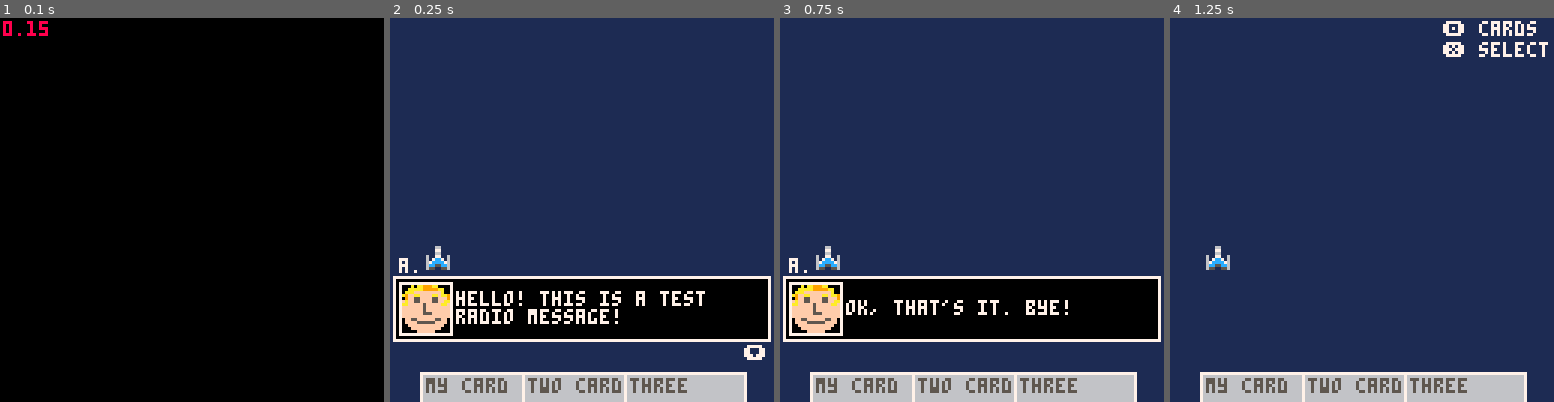
Above: before the commit, frames 1-4 (left to right).
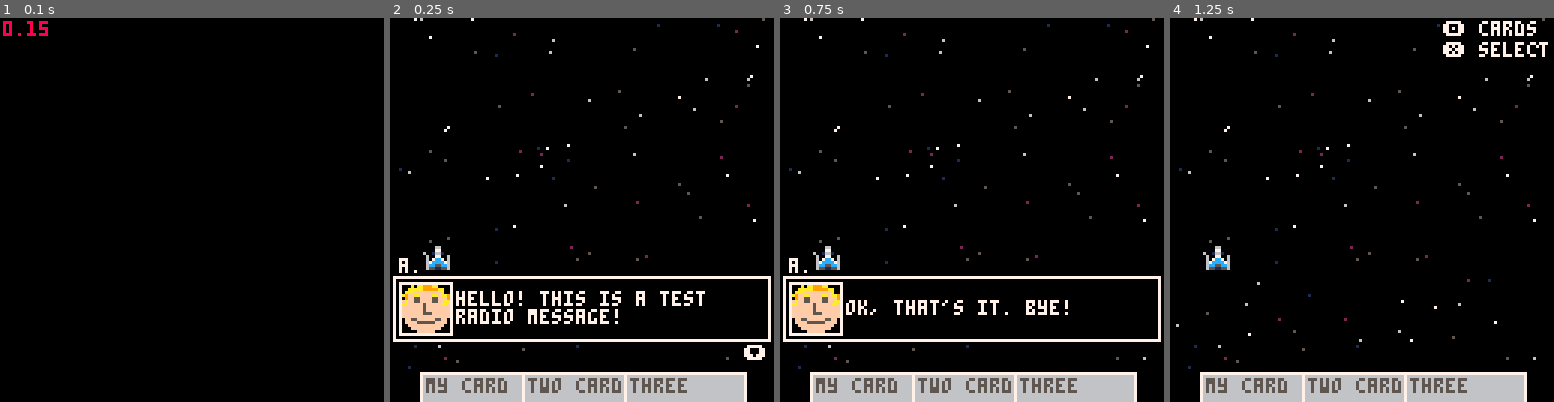
Above: after the commit, the same moments.

Repository: karjona/ondatra
Game: PICO-8 cartridge ondatra.p8
Two runs of this game, one before a commit and one after it. Both use one fixed random seed, a clock stepped at 60 frames per second and the inputs below.
Inputs:
- Up to frame 1 (0.1 s): no input
- Up to frame 2 (0.25 s): no input
- Up to frame 3 (0.75 s): tap X (X key) at 0.33 s; tap O (Z key) at 0.7 s
- Up to frame 4 (1.25 s): tap X (X key) at 1.07 s

Frame 1 is identical in both runs. In frame 2, 76% of the frame differs, in the area x 0-100%, y 0-100%; in frame 3, 76%; in frame 4, 92%.

Commit message:
Add new level and background utility

Diff:
--- a/ondatra.p8
+++ b/ondatra.p8
@@ -19,9 +19,13 @@
 #include src/utilities/cards.lua
 #include src/utilities/log.lua
 #include src/utilities/rspr.lua
+#include src/utilities/bg.lua
 
 -- entities
 #include src/entities/ship.lua
+
+-- levels
+#include src/levels/1.lua
 __gfx__
 00000000000a0aa999aa000000000000000000000000000000000000000000000000000000000000000000000000000000000000000000000000000000000000
 0000000000aaaaa99999aa0000000000000000000000000000000000000000000000000000000000000000000000000000000000000000000000000000000000
--- a/src/main.lua
+++ b/src/main.lua
@@ -21,6 +21,7 @@
 end
 
 function start_game()
+  level = 1
   radio = {}
 
   cards = {}
--- a/src/scenes/battle.lua
+++ b/src/scenes/battle.lua
@@ -45,7 +45,7 @@
 end
 
 function drw_battle()
-  cls(1)
+  draw_bg(level)
 
   -- draw ships
   for entity in all(entities) do
--- /dev/null
+++ b/src/utilities/bg.lua
@@ -0,0 +1,31 @@
+function starfield()
+  stars = {}
+  for i = 1, 100 do
+    local colors = { 1, 2, 5, 6, 7 }
+
+    local x = rnd(128)
+    local y = rnd(128)
+    local c = colors[flr(rnd(#colors)) + 1]
+    add(stars, { x, y, c })
+  end
+end
+
+function draw_bg(level)
+  -- set a background color depending on the level
+  if level == 1 then
+    bgcol = 0
+  end
+
+  cls(bgcol)
+
+  -- draw a starfield
+  if level == 1 then
+    if not stars then
+      starfield()
+    else
+      for star in all(stars) do
+        pset(star[1], star[2], star[3])
+      end
+    end
+  end
+end
Empty file added: src/levels/1.lua
